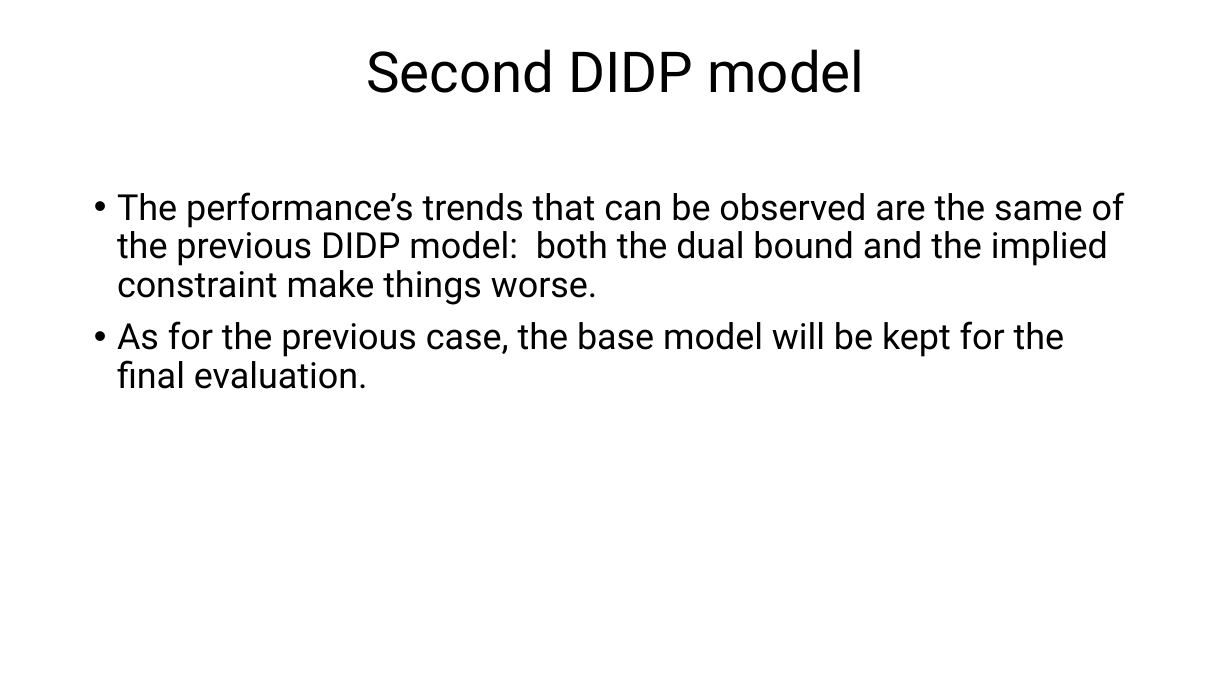
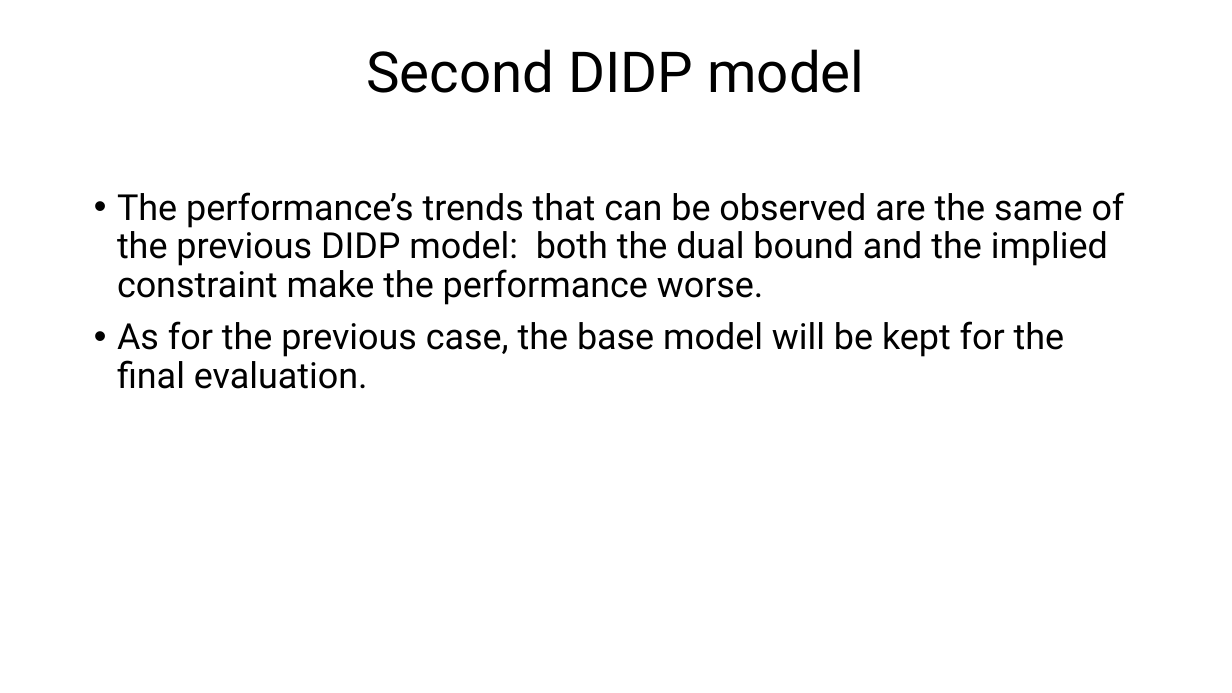
Before and after one commit to FabioGiordana/DIDP-On-Routing-Problems, a slide deck: slide 34 of mmcvrp/VrpSets/MM-CVRP-v2.pptx. Drawn at 1232x693 pixels with LibreOffice and Linux fonts; fonts in the diff are those of the drawing. Boxes give left, top, right and bottom in pixels: in the first picture for what was removed or moved away, otherwise in the second. Text is boxed around its words. In the diff, an @@ line names an element or a change of style, - is before the commit and + after.

```diff
--- a/mmcvrp/VrpSets/MM-CVRP-v2.pptx
+++ b/mmcvrp/VrpSets/MM-CVRP-v2.pptx
@@ text at [117,192,1125,305]: text changed @@
-• The performance’s trends that can be observed are the same of the previous DIDP model: both the dual bound and the implied constraint make things worse.
+• The performance’s trends that can be observed are the same of the previous DIDP model: both the dual bound and the implied constraint make the performance worse.
```
Also in this commit, not shown: 4 other slides changed.
